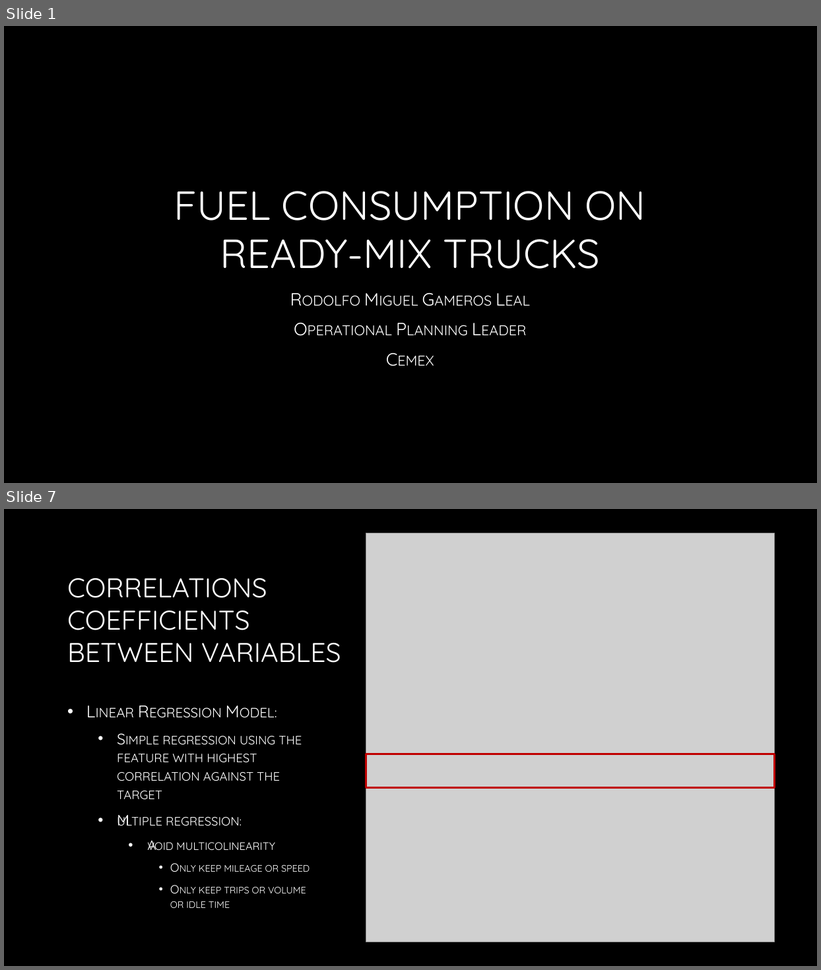
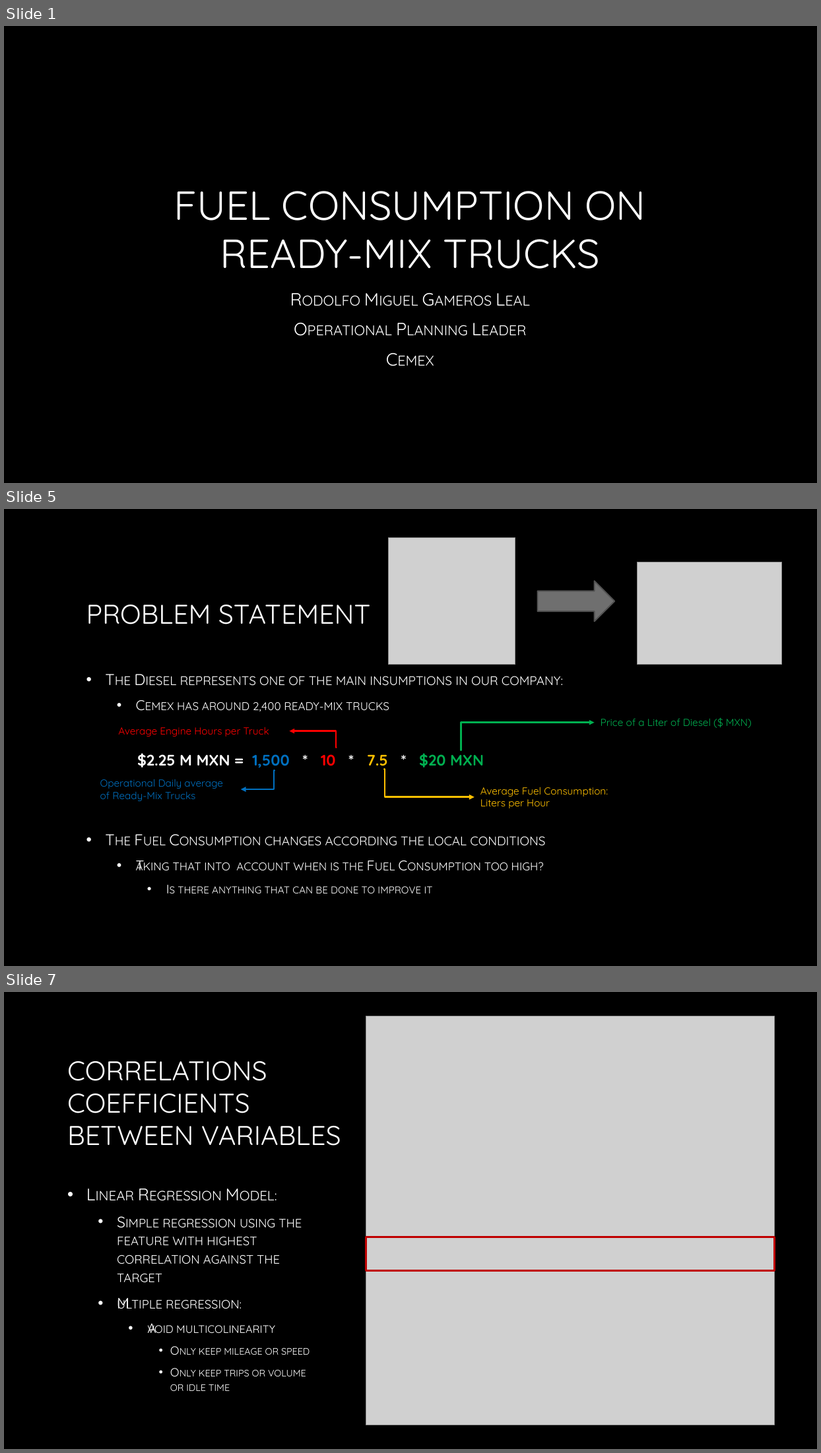
Before and after one commit to rgamerosl/capstone-project, a slide deck: Presentation.pptx. Shown one above the other, each under a label of ours: slides 1 and 7 before the commit, slides 1, 5 and 7 after it; the slides between them are not shown. The pictures are 821x970 and 821x1453 pixels, drawn with LibreOffice and Linux fonts; fonts in the diff are those of the drawing; grey boxes stand for pictures; background and template pictures are left out. Boxes give left, top, right and bottom in pixels: in the first picture for what was removed or moved away, otherwise in the second. Text is boxed around its words. In the diff, an @@ line names an element or a change of style, - is before the commit and + after.

Commit message:
Intermediate version with some improvements

```diff
--- a/Presentation.pptx
+++ b/Presentation.pptx
@@ slide 5 added at (4,509,817,966), background picture (left out) @@
@@ picture added at (388,537,516,665) @@
@@ picture added at (637,562,782,665) @@
@@ right arrow added at (538,581,614,621), fill #6F6F6F, outline #525252 1.5 pt @@
@@ title added at (86,605,371,625), 32 pt, text gradient #FFFFFF to #A6A6A6 @@
+PROBLEM STATEMENT
@@ text added at (173,676,563,894), 18.5 pt, text gradient #FFFFFF to #BFBFBF, small capitals @@
+• The Diesel represents one of the main insumptions in our company:
+  • Cemex has around 2,400 ready-mix trucks
+• The Fuel Consumption changes according the local conditions
+  • Taking that into account when is the Fuel Consumption too high?
+    • Is there anything that can be done to improve it
@@ elbow arrow added from (461, 751) to (595, 722), #00B050 2 pt @@
@@ text added at (601,718,752,728), 12 pt, text #00B050 @@
+Price of a Liter of Diesel ($ MXN)
@@ text added at (118,727,269,737), 12 pt, text #FF0000 @@
+Average Engine Hours per Truck
@@ elbow arrow added from (337, 747) to (290, 731), #FF0000 2 pt @@
@@ text added at (137,750,484,770), 18 pt, text #FFFFFF, bold @@
+$2.25 M MXN = 1,500 * 10 * 7.5 * $20 MXN
@@ text added at (100,779,222,801), 12 pt, text #0070C0 @@
+Operational Daily average of Ready-Mix Trucks
@@ elbow arrow added from (274, 770) to (241, 789), #0070C0 2 pt @@
@@ elbow arrow added from (385, 770) to (475, 797), #FFC000 2 pt @@
@@ text added at (481,787,608,809), 12 pt, text #FFC000 @@
+Average Fuel Consumption:
+Liters per Hour
```
Also in this commit, not shown: 5 slides changed, 1 slide removed.
